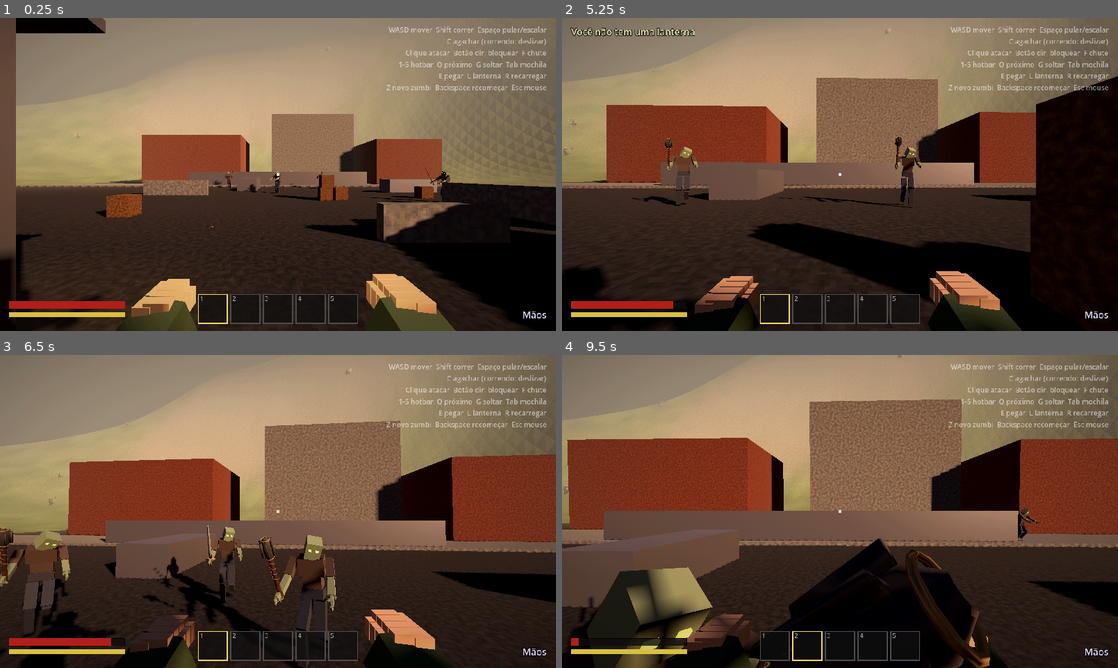
Above: before the commit, frames 1-4 (two rows, left to right).
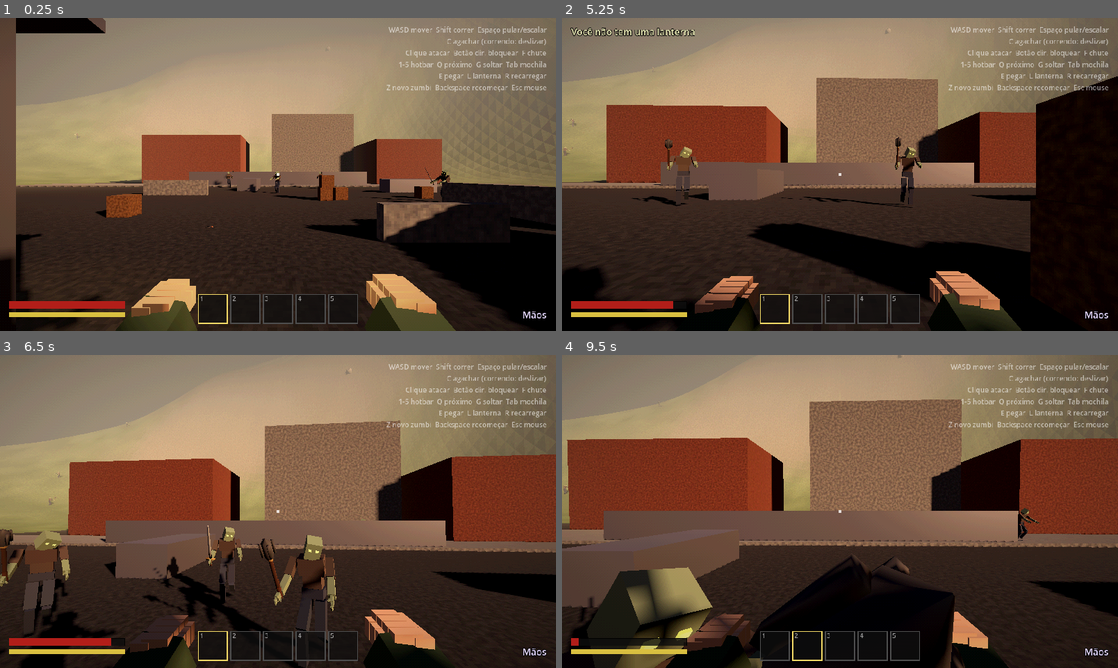
Above: after the commit, the same moments.

Repository: NynaUwU/GamaMake
Game: Godot game, scene res://scenes/main.tscn
Same seed, same stepped clock (60 frames per second), same inputs: the game is played once before the commit and once after it.
Inputs (mouse positions are in pixels of both pictures, inside the frame that each line leads up to):
- Up to frame 1 (0.25 s): no input
- Up to frame 2 (5.25 s): move the mouse to (867, 174) at 0.52 s; press the mouse at (867, 174) at 0.53 s; hold W (move_forward) from 0.53 s (still down); tap Space (jump) at 0.77, 1.07, 1.52, 1.82, 3.02, 3.32, 3.77, 4.07, 4.52, 4.82 s; move the mouse to (812, 174) at 1.27 s; release the mouse at (812, 174) at 1.28 s; right-click (812, 174) at 1.35 s; move the mouse to (851, 168) at 2.02 s; hold C (crouch) 2.03-2.78 s; move the mouse to (834, 180) at 2.77 s; tap G (drop) at 2.85 s; move the mouse to (878, 177) at 3.52 s; hold L (flashlight) 3.53-4.28 s; move the mouse to (795, 171) at 4.27 s; tap E (interact) at 4.35 s; move the mouse to (845, 174) at 5.02 s; hold F (kick) from 5.03 s (still down)
- Up to frame 3 (6.5 s): move the mouse to (255, 505) at 5.77 s; release W (move_forward) at 5.78 s; release F (kick) at 5.78 s; hold D (move_right) from 5.78 s (still down); tap Z (spawn_zombie) at 5.85 s; tap Space (jump) at 6.02, 6.32 s
- Up to frame 4 (9.5 s): move the mouse to (867, 511) at 6.52 s; release D (move_right) at 6.53 s; hold Shift (sprint) 6.53-7.28 s; hold W (move_forward) 6.53-8.78 s; tap Space (jump) at 6.77, 7.07, 7.52, 7.82, 9.02, 9.32 s; move the mouse to (812, 511) at 7.27 s; tap Q (weapon_next) at 7.35 s; move the mouse to (851, 505) at 8.02 s; press the mouse at (851, 505) at 8.03 s; move the mouse to (834, 517) at 8.77 s; release the mouse at (834, 517) at 8.78 s; hold A (move_left) from 8.78 s (still down); right-click (834, 517) at 8.85 s

The runs differ from the first frame. In frame 1, less than 0.1% of the frame differs, in the area x 41-58%, y 48-52%; in frame 2, less than 0.1%; in frame 3, 0.2%; in frame 4, 3.3%, in the area x 14-78%, y 58-100%.

Commit message:
Simplify all weapons to the same plain style as the sword
Mace: straight wooden shaft, leather grip, octagonal iron head with 4
flanges and one brass band (no coil). Staff: plain shaft, iron butt, one
brass band, orb held by 3 straight brass prongs (no cage, coil, gauge).
Pistol: plain brass barrel, iron cylinder and frame, hammer, trigger
guard, wooden grip (no copper pipe or muzzle ring). Lantern without the
crank and bands; sword loses the copper line. Icons refreshed, README
and descriptions updated.

Co-Authored-By: Claude Opus 5.5 <noreply@anthropic.com>
Claude-Session: https://claude.ai/code/session_013WuJvRnQKE4d3aFe3G7e6h

Diff:
--- a/scripts/items/item_db.gd
+++ b/scripts/items/item_db.gd
@@ -13,7 +13,7 @@
 		"desc": "Lâmina de aço, guarda de latão. Corta braços, pão e a paciência de quem afia."},
 	&"taco": {"name": "Maça", "kind": "weapon", "weapon": "bat", "stack": 1, "size": Vector3(0.14, 0.14, 0.95),
 		"damage_type": "Impacto", "damage": 24, "knockback": 58,
-		"desc": "Ferro, latão e uma serpentina que não faz nada. Mas assobia bonito."},
+		"desc": "Pedaço de pau com ferro na ponta. A tecnologia mais confiável do fim do mundo."},
 	&"cajado": {"name": "Cajado", "kind": "weapon", "weapon": "staff", "stack": 1, "size": Vector3(0.12, 0.12, 1.2),
 		"damage_type": "Explosão", "damage": 70, "knockback": 450,
 		"desc": "Dispara mísseis mágicos. Ler o manual antes era opcional."},
@@ -21,7 +21,7 @@
 		"damage_type": "Perfuração", "damage": 40, "knockback": 20,
 		"desc": "Latão, madeira e pólvora de procedência duvidosa. 12 tiros e munição infinita."},
 	&"lanterna": {"name": "Lanterna", "kind": "tool", "stack": 1, "size": Vector3(0.08, 0.08, 0.24),
-		"desc": "Lanterna a manivela. Aperte L. Zumbis adoram uma luz na cara, igual mariposa com fome."},
+		"desc": "Lanterna de latão. Aperte L. Zumbis adoram uma luz na cara, igual mariposa com fome."},
 	&"sucata": {"name": "Sucata", "kind": "material", "stack": 10, "size": Vector3(0.3, 0.12, 0.2),
 		"desc": "Ferro torto e cano de cobre. Um dia vai virar algo incrível. Hoje é só sucata."},
 	&"pano": {"name": "Pano", "kind": "material", "stack": 10, "size": Vector3(0.3, 0.05, 0.25),
--- a/scripts/items/item_icons.gd
+++ b/scripts/items/item_icons.gd
@@ -17,7 +17,7 @@
 const ICON_DIR := "res://assets/icons"
 const MANIFEST := ICON_DIR + "/manifest.txt"
 const FALLBACK_DIR := "user://icon_cache"
-const RENDER_VERSION := 4 ## mude para forçar re-render (ex.: mudou ângulo/luz)
+const RENDER_VERSION := 5 ## mude para forçar re-render (ex.: mudou ângulo/luz)
 const ICON_SIZE := 64 ## pequeno de propósito: fica pixelado como o resto do jogo
 
 var ready_done := false
--- a/scripts/items/item_models.gd
+++ b/scripts/items/item_models.gd
@@ -1,8 +1,8 @@
 class_name ItemModels
 ## Modelos dos itens em malha poligonal estilo PS2 (MeshBuilder), no estilo
-## MEDIEVAL STEAMPUNK pós-apocalíptico: aço, ferro, latão, cobre, couro e
-## madeira gastos — tudo fosco (quase nada reflete), com canos, cintas e
-## manômetros (sem engrenagens decorativas).
+## MEDIEVAL STEAMPUNK pós-apocalíptico, SIMPLES: poucas peças retas (cabo,
+## guarda, cabeça, uma cinta de latão no máximo). Aço, ferro, latão, couro e
+## madeira gastos — tudo fosco (quase nada reflete).
 ##
 ## Uma única fonte para: arma na mão do player, item no chão, arma na mão dos
 ## zumbis e ícones (ItemIcons fotografa estes modelos).
@@ -73,8 +73,6 @@
 		blade.append(MeshBuilder.ring(Vector3(0, 0, s[0]), s[1], s[2], 1.0, 4))
 	blade.reverse()
 	_mb(p, STEEL).loft(blade, true, true)
-	# Cano de cobre correndo pela base da lâmina (o "vapor" da espada).
-	_mb(p, COPPER).tube(PackedVector3Array([Vector3(0, 0.009, -0.05), Vector3(0, 0.009, -0.24), Vector3(0, 0.006, -0.27)]), 0.0045, 6)
 	# Guarda: barra reta e simples.
 	_mb(p, BRASS).box(Vector3(0, 0, -0.03), Vector3(0.2, 0.035, 0.035))
 	# Cabo: cilindro reto de couro, sem enfeites (como o primeiro modelo).
@@ -83,98 +81,58 @@
 	_mb(p, IRON).lathe(PackedVector2Array([Vector2(0.002, -0.185), Vector2(0.03, -0.17), Vector2(0.03, -0.15)]), 8, AXIS_Z)
 
 
-## Maça: cabo de madeira escura, cabeça de ferro com 6 flanges,
-## cintas de latão e uma serpentina de cobre subindo pelo cabo.
+## Maça: cabo reto de madeira, empunhadura de couro, cabeça de ferro
+## octogonal com 4 flanges e uma cinta de latão.
 static func _mace(p: Dictionary) -> void:
-	_mb(p, DARK_WOOD).lathe(PackedVector2Array([Vector2(0.022, -0.08), Vector2(0.024, 0.2), Vector2(0.028, 0.62)]), 8, AXIS_Z)
-	_mb(p, LEATHER).lathe(PackedVector2Array([Vector2(0.027, -0.08), Vector2(0.029, 0.02), Vector2(0.027, 0.14)]), 8, AXIS_Z)
-	_ball(_mb(p, BRASS), Vector3(0, 0, 0.09), 0.03)
-	# Cabeça de ferro.
-	_mb(p, IRON).lathe(PackedVector2Array([Vector2(0.03, 0.6), Vector2(0.058, 0.64), Vector2(0.062, 0.76),
-		Vector2(0.05, 0.84), Vector2(0.02, 0.88)]), 10, AXIS_Z)
-	for i in 6:
-		var a := TAU * i / 6.0
-		var out := Vector3(cos(a), sin(a), 0)
-		# Flange: placa radial (largura para fora, comprimento ao longo do cabo).
-		var basis := Basis(out, Vector3(0, 0, 1).cross(out), Vector3(0, 0, 1))
-		_mb(p, IRON).box(Vector3(0, 0, -0.74) + out * 0.07, Vector3(0.035, 0.012, 0.19), basis)
-	for z in [-0.6, -0.86]:
-		_mb(p, BRASS).torus(0.05, 0.006, 12, 4, AXIS_Z, Vector3(0, 0, z))
-	# Serpentina de cobre.
-	var coil := PackedVector3Array()
-	for i in 41:
-		var t := i / 40.0
-		var a := t * TAU * 4.0
-		coil.append(Vector3(cos(a) * 0.033, sin(a) * 0.033, lerpf(-0.22, -0.55, t)))
-	_mb(p, COPPER).tube(coil, 0.0045, 5, true)
-
-
-## Cajado: madeira com cintas de latão, bobina de cobre, manômetro e um orbe
-## mágico preso numa gaiola de latão no topo.
-static func _staff(p: Dictionary) -> void:
-	_mb(p, WOOD).lathe(PackedVector2Array([Vector2(0.024, -0.05), Vector2(0.026, 0.4), Vector2(0.03, 0.94)]), 8, AXIS_Z)
-	_mb(p, IRON).lathe(PackedVector2Array([Vector2(0.012, -0.1), Vector2(0.026, -0.08), Vector2(0.026, -0.03)]), 8, AXIS_Z) # ponteira de ferro
-	for z in [-0.25, -0.55, -0.8]:
-		_mb(p, BRASS).torus(0.03, 0.006, 10, 4, AXIS_Z, Vector3(0, 0, z))
-	var coil := PackedVector3Array()
-	for i in 31:
-		var t := i / 30.0
-		var a := t * TAU * 5.0
-		coil.append(Vector3(cos(a) * 0.036, sin(a) * 0.036, lerpf(-0.84, -0.93, t)))
-	_mb(p, COPPER).tube(coil, 0.004, 5, true)
-	# Manômetro na lateral.
-	_mb(p, BRASS).lathe(PackedVector2Array([Vector2(0.024, 0.0), Vector2(0.024, 0.012), Vector2(0.002, 0.014)]), 10,
-			Basis(Vector3(0, 0, 1), -PI / 2), Vector3(0.03, 0, -0.7))
-	# Soquete e gaiola.
-	_mb(p, BRASS).lathe(PackedVector2Array([Vector2(0.03, 0.93), Vector2(0.05, 0.97), Vector2(0.055, 0.99)]), 10, AXIS_Z)
-	var center := Vector3(0, 0, -1.06)
+	_mb(p, DARK_WOOD).lathe(PackedVector2Array([Vector2(0.024, -0.08), Vector2(0.026, 0.62)]), 8, AXIS_Z)
+	_mb(p, LEATHER).lathe(PackedVector2Array([Vector2(0.029, -0.06), Vector2(0.029, 0.12)]), 8, AXIS_Z)
+	_mb(p, IRON).lathe(PackedVector2Array([Vector2(0.002, -0.1), Vector2(0.032, -0.09), Vector2(0.032, -0.07)]), 8, AXIS_Z)
+	_mb(p, IRON).lathe(PackedVector2Array([Vector2(0.05, 0.6), Vector2(0.06, 0.65), Vector2(0.06, 0.82), Vector2(0.002, 0.87)]), 8, AXIS_Z)
 	for i in 4:
 		var a := TAU * i / 4.0 + PI / 4
-		var arc := PackedVector3Array()
-		for k in 9:
-			var t := lerpf(-1.2, 1.35, k / 8.0)
-			arc.append(center + Vector3(cos(a) * cos(t) * 0.07, sin(a) * cos(t) * 0.07, -sin(t) * 0.07))
-		_mb(p, BRASS).tube(arc, 0.006, 5)
-	_ball(_mb(p, BRASS), center + Vector3(0, 0, -0.075), 0.014)
-	_ball(_mb(p, GLOW), center, 0.05, 10)
-
-
-## Pistola steampunk: cano octogonal de latão, tambor de ferro, armação
-## de ferro, cão, guarda-mato, cano de cobre e coronha curva de madeira.
+		var out := Vector3(cos(a), sin(a), 0)
+		_mb(p, IRON).box(Vector3(0, 0, -0.73) + out * 0.075, Vector3(0.03, 0.03, 0.18), Basis(out, Vector3(0, 0, 1).cross(out), Vector3(0, 0, 1)))
+	_mb(p, BRASS).lathe(PackedVector2Array([Vector2(0.034, 0.56), Vector2(0.034, 0.6)]), 8, AXIS_Z)
+
+
+## Cajado: cabo reto de madeira, ponteira de ferro, uma cinta de latão e o
+## orbe preso por 3 garras retas de latão.
+static func _staff(p: Dictionary) -> void:
+	_mb(p, WOOD).lathe(PackedVector2Array([Vector2(0.026, -0.05), Vector2(0.028, 0.95)]), 8, AXIS_Z)
+	_mb(p, IRON).lathe(PackedVector2Array([Vector2(0.002, -0.1), Vector2(0.028, -0.08), Vector2(0.028, -0.05)]), 8, AXIS_Z)
+	_mb(p, BRASS).lathe(PackedVector2Array([Vector2(0.031, 0.5), Vector2(0.031, 0.54)]), 8, AXIS_Z)
+	_mb(p, BRASS).lathe(PackedVector2Array([Vector2(0.03, 0.93), Vector2(0.045, 0.98), Vector2(0.045, 1.0)]), 8, AXIS_Z)
+	var center := Vector3(0, 0, -1.06)
+	for i in 3:
+		var a := TAU * i / 3.0
+		var out := Vector3(cos(a), sin(a), 0)
+		_mb(p, BRASS).tube(PackedVector3Array([Vector3(0, 0, -0.99) + out * 0.035, center + out * 0.055 + Vector3(0, 0, -0.03)]), 0.007, 4)
+	_ball(_mb(p, GLOW), center, 0.05, 8)
+
+
+## Pistola: cano reto de latão, tambor de ferro, armação de ferro, cão,
+## guarda-mato e coronha curva de madeira.
 static func _pistol(p: Dictionary) -> void:
-	var barrel := []
-	for z in [0.0, -0.15, -0.165]:
-		barrel.append(MeshBuilder.ring(Vector3(0, 0.035, z), 0.014, 0.014, 2.0, 8))
-	barrel.reverse()
-	_mb(p, BRASS).loft(barrel, true, true)
-	_mb(p, BRASS).torus(0.016, 0.004, 8, 4, AXIS_Z, Vector3(0, 0.035, -0.165))
-	_mb(p, IRON).lathe(PackedVector2Array([Vector2(0.024, -0.005), Vector2(0.026, 0.02), Vector2(0.024, 0.045)]), 8, AXIS_Z, Vector3(0, 0.03, 0.0))
+	_mb(p, BRASS).lathe(PackedVector2Array([Vector2(0.014, -0.005), Vector2(0.014, 0.165)]), 8, AXIS_Z, Vector3(0, 0.035, 0))
+	_mb(p, IRON).lathe(PackedVector2Array([Vector2(0.024, -0.01), Vector2(0.024, 0.04)]), 8, AXIS_Z, Vector3(0, 0.03, 0))
 	_mb(p, IRON).box(Vector3(0, 0.012, 0.015), Vector3(0.026, 0.035, 0.07))
-	_mb(p, BRASS).box(Vector3(0, 0.058, 0.05), Vector3(0.01, 0.03, 0.012), Basis(Vector3(1, 0, 0), 0.5)) # cão
-	_mb(p, COPPER).tube(PackedVector3Array([Vector3(0, 0.014, 0.0), Vector3(0, 0.014, -0.12), Vector3(0, 0.022, -0.14)]), 0.005, 6)
+	_mb(p, IRON).box(Vector3(0, 0.058, 0.05), Vector3(0.01, 0.03, 0.012), Basis(Vector3(1, 0, 0), 0.5)) # cão
 	var guard := PackedVector3Array()
-	for i in 9:
-		var a := lerpf(0.0, PI, i / 8.0)
-		guard.append(Vector3(0, -0.005 - sin(a) * 0.03, 0.0 + cos(a) * 0.025))
-	_mb(p, BRASS).tube(guard, 0.003, 4)
+	for i in 5:
+		var a := lerpf(0.0, PI, i / 4.0)
+		guard.append(Vector3(0, -0.005 - sin(a) * 0.028, cos(a) * 0.024))
+	_mb(p, IRON).tube(guard, 0.003, 4)
 	# Coronha: silhueta lateral extrudada na largura (X).
 	var grip := PackedVector2Array([Vector2(-0.01, 0.0), Vector2(-0.045, 0.0), Vector2(-0.07, -0.06),
 		Vector2(-0.085, -0.1), Vector2(-0.06, -0.11), Vector2(-0.035, -0.08), Vector2(-0.015, -0.03)])
-	# Basis: u da silhueta -> -Z (u negativo = para trás), espessura -> X.
 	_mb(p, DARK_WOOD).extrude(grip, 0.028, Basis(Vector3(0, 1, 0), PI / 2), Vector3(0, 0, 0))
-	_mb(p, BRASS).box(Vector3(0, -0.105, 0.072), Vector3(0.03, 0.012, 0.03), Basis(Vector3(1, 0, 0), -0.4))
-
-
-## Lanterna a manivela: corpo de latão, refletor alargado com lente acesa,
-## cintas de cobre e manivela na lateral.
+
+
+## Lanterna: corpo de latão, refletor alargado e lente acesa.
 static func _lantern(p: Dictionary) -> void:
 	_mb(p, BRASS).lathe(PackedVector2Array([Vector2(0.012, 0.0), Vector2(0.03, 0.005), Vector2(0.032, 0.15),
-		Vector2(0.045, 0.2), Vector2(0.046, 0.22)]), 10, AXIS_Z)
-	for z in [-0.04, -0.12]:
-		_mb(p, COPPER).torus(0.033, 0.004, 10, 4, AXIS_Z, Vector3(0, 0, z))
-	_mb(p, LENS).lathe(PackedVector2Array([Vector2(0.042, 0.215), Vector2(0.002, 0.23)]), 10, AXIS_Z)
-	_mb(p, IRON).tube(PackedVector3Array([Vector3(0.032, 0, -0.08), Vector3(0.05, 0, -0.08), Vector3(0.05, 0.03, -0.08)]), 0.004, 4)
-	_ball(_mb(p, WOOD), Vector3(0.05, 0.035, -0.08), 0.008, 6)
+		Vector2(0.045, 0.2), Vector2(0.046, 0.22)]), 8, AXIS_Z)
+	_mb(p, LENS).lathe(PackedVector2Array([Vector2(0.042, 0.215), Vector2(0.002, 0.23)]), 8, AXIS_Z)
 
 
 # --- Materiais de crafting -----------------------------------------------------
Binary file changed: assets/icons/cajado.png
Binary file changed: assets/icons/espada.png
Binary file changed: assets/icons/lanterna.png
Not shown, changed: assets/icons/manifest.txt
Binary file changed: assets/icons/pistola.png
Binary file changed: assets/icons/taco.png
Binary file changed: docs/screenshot_item_cajado.png
Binary file changed: docs/screenshot_item_espada.png
Binary file changed: docs/screenshot_item_pistola.png
Binary file changed: docs/screenshot_item_taco.png
Not shown, changed: README.md
